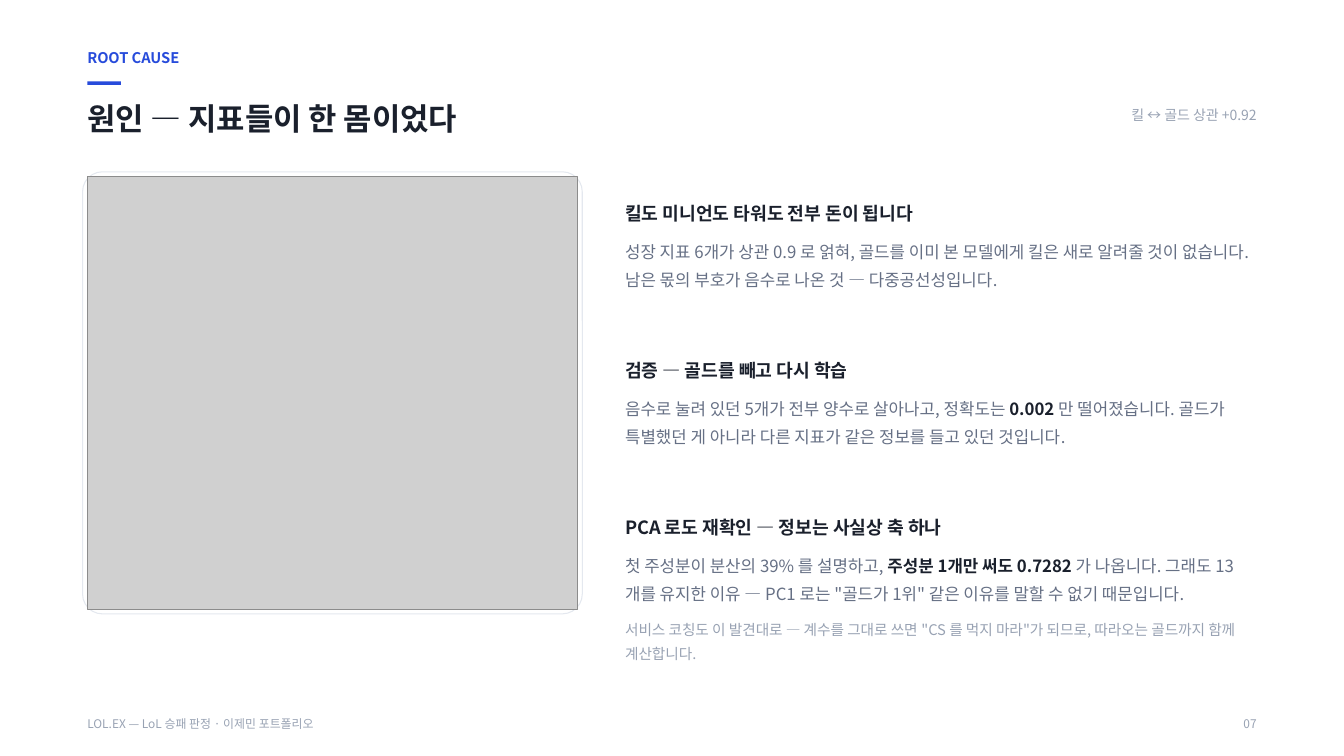
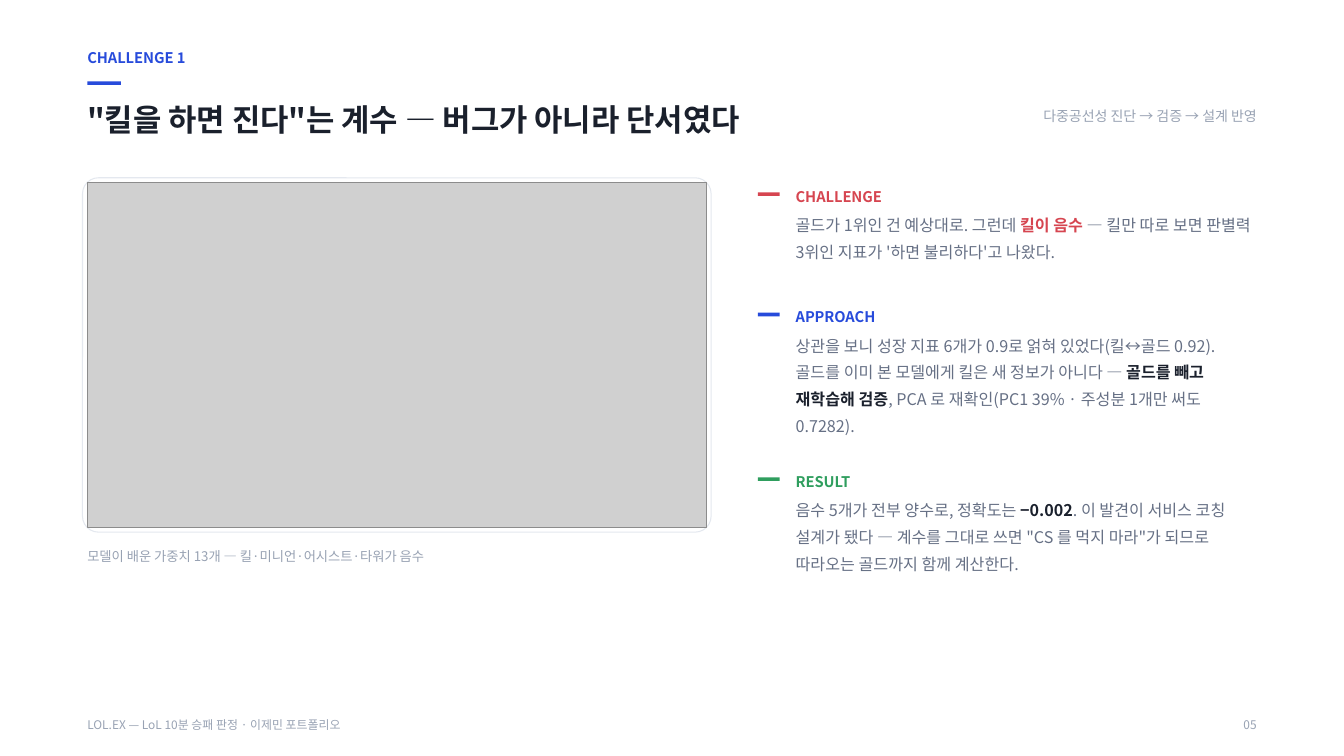
Before and after one commit to wpalswpa/lol-win-prediction, a slide deck: slide 5 of LOLEX_포트폴리오.pptx (slide 7 before the commit). Drawn at 1344x756 pixels with LibreOffice and Linux fonts; fonts in the diff are those of the drawing; grey boxes stand for pictures. Boxes give left, top, right and bottom in pixels: in the first picture for what was removed or moved away, otherwise in the second. Text is boxed around its words. In the diff, an @@ line names an element or a change of style, - is before the commit and + after.

```diff
--- a/LOLEX_포트폴리오.pptx
+++ b/LOLEX_포트폴리오.pptx
@@ text at bbox=[87, 52, 186, 63]: text changed @@
-ROOT CAUSE
+CHALLENGE 1
@@ text at bbox=[87, 105, 739, 134]: text changed @@
-원인 — 지표들이 한 몸이었다
+"킬을 하면 진다"는 계수 — 버그가 아니라 단서였다
@@ text at bbox=[1043, 109, 1257, 122]: text changed @@
-킬 ↔ 골드 상관 +0.92
+다중공선성 진단 → 검증 → 설계 반영
@@ rounded rectangle: place and size @@
-rounded rectangle at bbox=[83, 171, 583, 614]
+rounded rectangle at bbox=[83, 177, 712, 532]
@@ picture: place and size @@
-picture at bbox=[88, 176, 578, 609]
+picture at bbox=[88, 182, 707, 527]
@@ text removed at bbox=[625, 204, 1249, 660] @@
-킬도 미니언도 타워도 전부 돈이 됩니다
-성장 지표 6개가 상관 0.9 로 얽혀, 골드를 이미 본 모델에게 킬은 새로 알려줄 것이 없습니다. 남은 몫의 부호가 음수로 나온 것 — 다중공선성입니다.
-검증 — 골드를 빼고 다시 학습
-음수로 눌려 있던 5개가 전부 양수로 살아나고, 정확도는 0.002 만 떨어졌습니다. 골드가 특별했던 게 아니라 다른 지표가 같은 정보를 들고 있던 것입니다.
-PCA 로도 재확인 — 정보는 사실상 축 하나
-첫 주성분이 분산의 39% 를 설명하고, 주성분 1개만 써도 0.7282 가 나옵니다. 그래도 13개를 유지한 이유 — PC1 로는 "골드가 1위" 같은 이유를 말할 수 없기 때문입니다.
-서비스 코칭도 이 발견대로 — 계수를 그대로 쓰면 "CS 를 먹지 마라"가 되므로, 따라오는 골드까지 함께 계산합니다.
@@ rectangle added at bbox=[758, 193, 780, 197], fill #D64550 @@
@@ text added at bbox=[796, 191, 882, 202], 10.5 pt, text #D64550, bold @@
+CHALLENGE
@@ text added at bbox=[796, 217, 1251, 260], 11.5 pt, text #667085 @@
+골드가 1위인 건 예상대로. 그런데 킬이 음수 — 킬만 따로 보면 판별력 3위인 지표가 '하면 불리하다'고 나왔다.
@@ rectangle added at bbox=[758, 313, 780, 317], fill #274BDB @@
@@ text added at bbox=[796, 311, 876, 322], 10.5 pt, text #274BDB, bold @@
+APPROACH
@@ text added at bbox=[796, 338, 1215, 435], 11.5 pt, text #667085 @@
+상관을 보니 성장 지표 6개가 0.9로 얽혀 있었다(킬↔골드 0.92). 골드를 이미 본 모델에게 킬은 새 정보가 아니다 — 골드를 빼고 재학습해 검증, PCA 로 재확인(PC1 39% · 주성분 1개만 써도 0.7282).
@@ rectangle added at bbox=[758, 478, 780, 482], fill #2F9E5E @@
@@ text added at bbox=[796, 476, 851, 487], 10.5 pt, text #2F9E5E, bold @@
+RESULT
@@ text added at bbox=[796, 502, 1226, 572], 11.5 pt, text #667085 @@
+음수 5개가 전부 양수로, 정확도는 −0.002. 이 발견이 서비스 코칭 설계가 됐다 — 계수를 그대로 쓰면 "CS 를 먹지 마라"가 되므로 따라오는 골드까지 함께 계산한다.
@@ text added at bbox=[87, 550, 424, 562], 9.5 pt, text #98A2B3 @@
+모델이 배운 가중치 13개 — 킬·미니언·어시스트·타워가 음수
@@ text at bbox=[87, 719, 341, 730]: text changed @@
-LOL.EX — LoL 승패 판정 · 이제민 포트폴리오
+LOL.EX — LoL 10분 승패 판정 · 이제민 포트폴리오
@@ text at bbox=[1243, 720, 1256, 729]: text changed @@
-07
+05
```
Also in this commit, not shown: 6 other slides changed, 3 slides added, 6 slides removed, 1 other file.
